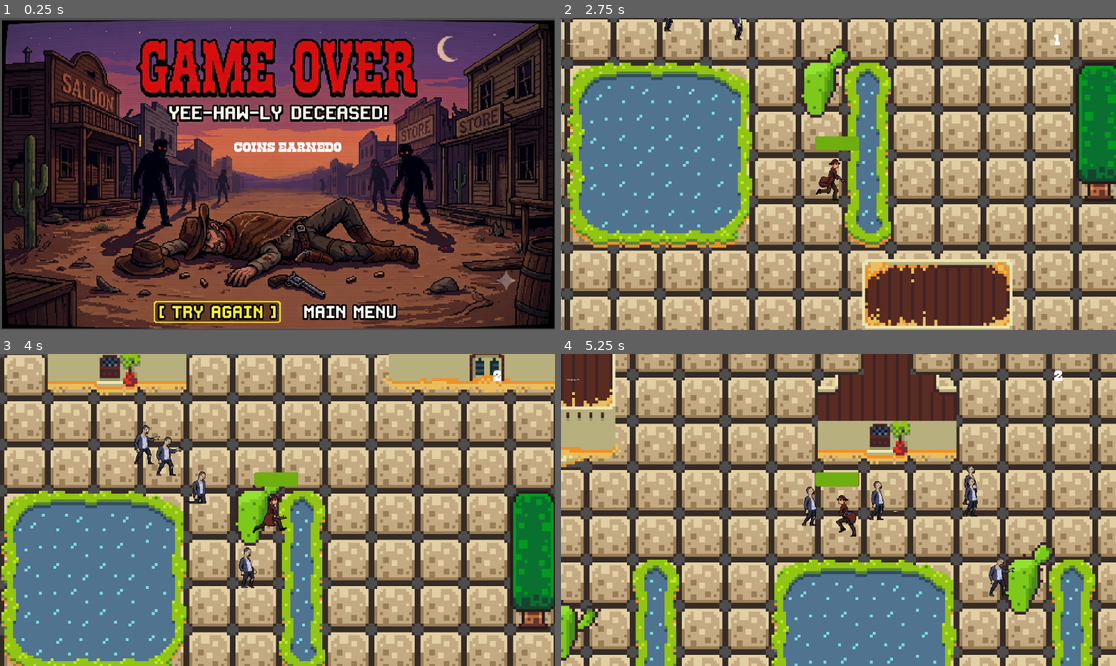
Above: before the commit, frames 1-4 (two rows, left to right).
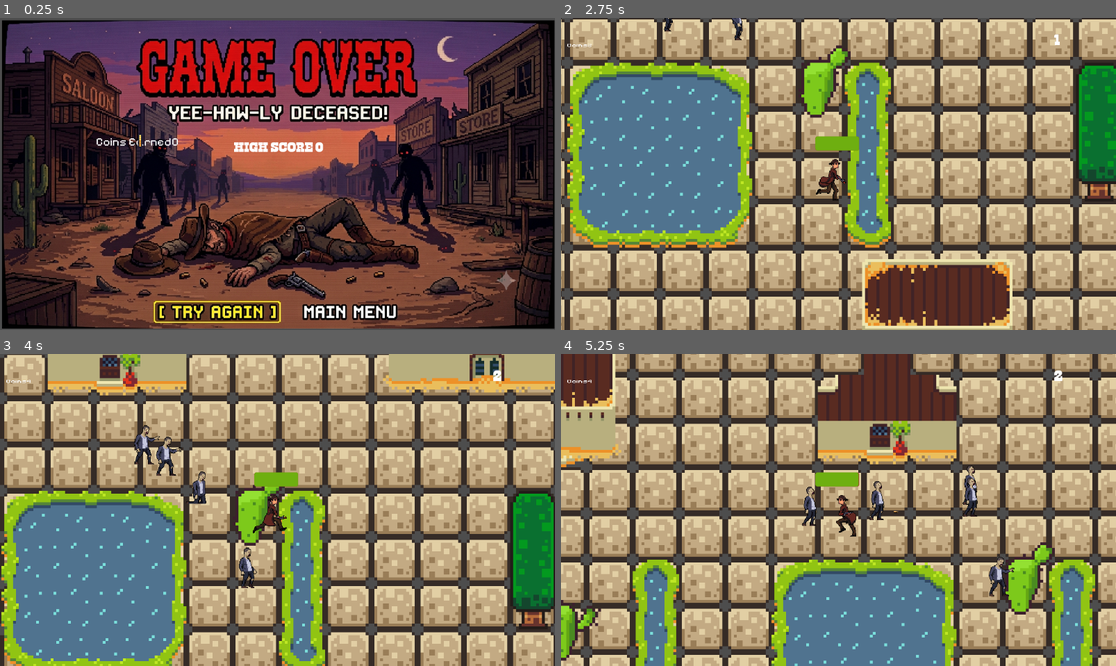
Above: after the commit, the same moments.

Repository: shauryaexe1/Zombie-Wars-
Game: Godot game, scene res://Scenes/Game.Over.r.tscn
The game is run twice, just before and just after one commit, with the same random seed, the same clock (stepped at 60 frames per second) and the same inputs. This scene is started directly instead of the project's main scene.
Inputs (mouse positions are in pixels of both pictures, inside the frame that each line leads up to):
- Up to frame 1 (0.25 s): no input
- Up to frame 2 (2.75 s): click (777, 311) at 0.5 s; tap Enter at 1.25 s; move the mouse to (960, 158) at 1.27 s; hold Right (ui_right) 1.28-2.03 s; click (960, 158) at 1.35 s; move the mouse to (727, 189) at 2.02 s; hold Down (ui_down) from 2.03 s (still down); click (727, 189) at 2.1 s
- Up to frame 3 (4 s): move the mouse to (333, 441) at 2.77 s; release Down (ui_down) at 2.78 s; hold Right (ui_right) 2.78-3.53 s; click (333, 441) at 2.85 s; move the mouse to (249, 572) at 3.52 s; hold Up (ui_up) from 3.53 s (still down); click (249, 572) at 3.6 s
- Up to frame 4 (5.25 s): move the mouse to (1005, 556) at 4.27 s; release Up (ui_up) at 4.28 s; hold Left (ui_left) from 4.28 s (still down); click (1005, 556) at 4.35 s; move the mouse to (672, 463) at 5.02 s; click (672, 463) at 5.1 s

The runs differ from the first frame. In frame 1, 0.6% of the frame differs, in the area x 17-62%, y 38-43%; in frame 2, less than 0.1%; in frame 3, less than 0.1%; in frame 4, less than 0.1%.

Commit message:
made few changes to the background
i came back from a school trip and continued working on the tweaks i require to make for the game like the background of the main menu.

Diff:
--- a/Scenes/game.over.r.gd
+++ b/Scenes/game.over.r.gd
@@ -3,7 +3,7 @@
 @export var coins_label: Label
 func _ready():
 	score_label.text = "High Score " + str(Global.high_score)
-	score_label.text = "Coins Earned" + str(Global.run_coins)
+	coins_label.text = "Coins Earned" + str(Global.run_coins)
 	Global.save_game()
 
 func _click_replay() -> void:
--- a/Scenes/upgrade_menu.tscn
+++ b/Scenes/upgrade_menu.tscn
@@ -1,13 +1,13 @@
 [gd_scene format=3 uid="uid://dj33182amb6gv"]
 
 [ext_resource type="Script" uid="uid://cabaek31c7w06" path="res://Scripts/upgrade_menu.gd" id="1_11363"]
-[ext_resource type="Texture2D" uid="uid://bpn24omv8gdus" path="res://Assests/Shotgun FREE/Gemini_Generated_Image_jlzof0jlzof0jlzo.jpeg" id="1_ltp0x"]
 [ext_resource type="Texture2D" uid="uid://cjgn0dkxdf6tc" path="res://buttons/Not clicked.png" id="2_2hr16"]
 [ext_resource type="Texture2D" uid="uid://cfb0fi7n5xgcw" path="res://buttons/clicked.png" id="3_lpopj"]
 [ext_resource type="Texture2D" uid="uid://b7mpdkiusyk45" path="res://buttons/clicked main.png" id="4_mpwqm"]
 [ext_resource type="Texture2D" uid="uid://riwxqu2uuwoy" path="res://buttons/hover main.png" id="5_v4egn"]
 [ext_resource type="PackedScene" uid="uid://dna3rxf2cwvxl" path="res://Scenes/coins.tscn" id="7_lpopj"]
 [ext_resource type="LabelSettings" uid="uid://b5atkdx3rt028" path="res://font/new_label_settings.tres" id="7_mpwqm"]
+[ext_resource type="Texture2D" uid="uid://cudorbh4ueyc4" path="res://All design/upgrade_menu_final.jpg" id="8_mpwqm"]
 
 [node name="Upgrade_menu" type="Node2D" unique_id=1785644126 node_paths=PackedStringArray("coins_label", "INCREASED_HEALTH", "increased_health_label", "FIRE_RATE", "fire_rate_label", "SHIELD", "shield_label")]
 script = ExtResource("1_11363")
@@ -25,6 +25,7 @@
 offset_top = 3.0517578e-05
 offset_right = 40.0
 offset_bottom = 40.00003
+mouse_filter = 2
 
 [node name="FIRE_RATE" type="TextureButton" parent="Button_manager" unique_id=662392994]
 z_index = 1
@@ -43,6 +44,7 @@
 offset_top = 137.8559
 offset_right = -437.68512
 offset_bottom = 183.22617
+label_settings = ExtResource("7_mpwqm")
 
 [node name="SHIELD" type="TextureButton" parent="Button_manager" unique_id=1761956189]
 z_index = 1
@@ -61,6 +63,7 @@
 offset_top = 137.87216
 offset_right = -427.1673
 offset_bottom = 186.73825
+label_settings = ExtResource("7_mpwqm")
 
 [node name="INCREASED_HEALTH" type="TextureButton" parent="Button_manager" unique_id=1888999823]
 z_index = 1
@@ -79,6 +82,7 @@
 offset_top = 130.2209
 offset_right = -437.26233
 offset_bottom = 182.30928
+label_settings = ExtResource("7_mpwqm")
 
 [node name="MAIN_MENU" type="TextureButton" parent="Button_manager" unique_id=935999845]
 layout_mode = 0
@@ -90,22 +94,24 @@
 texture_pressed = ExtResource("4_mpwqm")
 texture_hover = ExtResource("5_v4egn")
 
-[node name="GeminiGeneratedImageJlzof0Jlzof0Jlzo" type="Sprite2D" parent="." unique_id=1898040168]
-position = Vector2(572, 329)
-scale = Vector2(0.82617164, 0.8261718)
-texture = ExtResource("1_ltp0x")
-
 [node name="Coins_label" type="Label" parent="." unique_id=1716841834]
+z_index = 2
 offset_left = 879.0
-offset_top = 78.0
-offset_right = 919.0
-offset_bottom = 101.0
+offset_top = 64.0
+offset_right = 931.7215
+offset_bottom = 103.541115
 scale = Vector2(2.3860033, 1.4673338)
 label_settings = ExtResource("7_mpwqm")
 
 [node name="Coin" parent="." unique_id=1409273429 instance=ExtResource("7_lpopj")]
-position = Vector2(1027, 89.000015)
+z_index = 2
+position = Vector2(861.00006, 87)
 scale = Vector2(1.5025487, 1.5452545)
+
+[node name="UpgradeMenuFinal" type="Sprite2D" parent="." unique_id=394755350]
+position = Vector2(575, 415)
+scale = Vector2(0.5755, 0.5827501)
+texture = ExtResource("8_mpwqm")
 
 [connection signal="pressed" from="Button_manager/FIRE_RATE" to="." method="_on_fire_rate_pressed"]
 [connection signal="pressed" from="Button_manager/SHIELD" to="." method="_on_shield_pressed"]
--- a/font/new_label_settings.tres
+++ b/font/new_label_settings.tres
@@ -4,4 +4,4 @@
 
 [resource]
 font = ExtResource("1_erqoo")
-font_size = 12
+font_size = 25
Binary file added: All design/upgrade_menu_final.jpg
Not shown, added: All design/upgrade_menu_final.jpg.import
